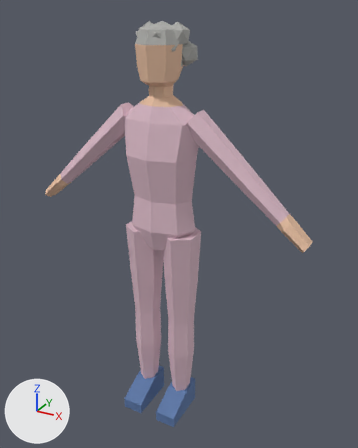
One commit to the FBX model Assets/Character/Patient_Female_Old/Patient_Female_Old.fbx: the scene before it, then after it.
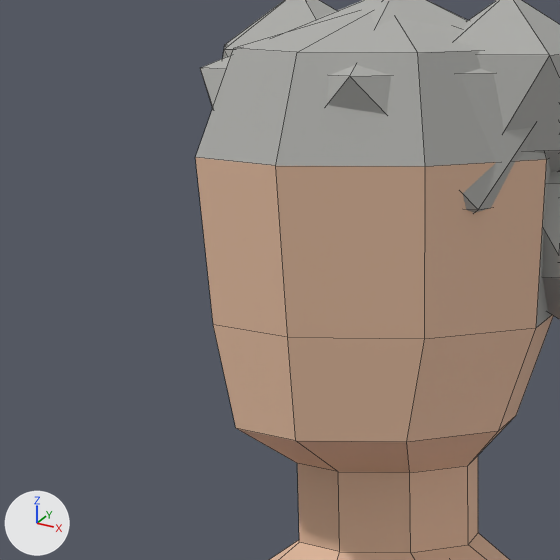
Each version is shown whole from a 50 mm lens placed at (0.917, -1.538, 1.652), pointed at (0.05, 0.039, 0.863), then close up on the part from 30% to 52% of the width and 5% to 22% of the height. Arrows for +X, +Y and +Z are at lower left; the lights stay in place. The older version's two pictures come first. The close-ups show mesh edges as thin lines.

The first close-up shows 'Patient_Female_Old'.
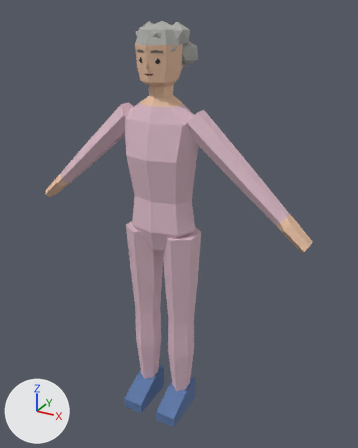
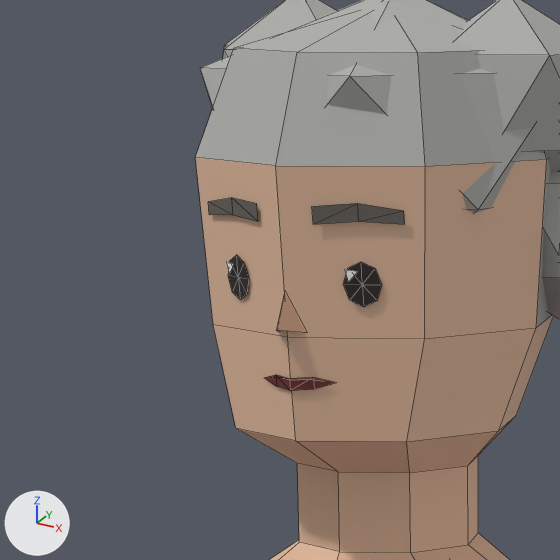
Where the change shows, as pixel boxes [x1, y1, x2, y2] in the close-ups (560 x 560 px):
part 1 of me_patient_female_old, added
    after: [208, 198, 405, 391]

Edits to the bpy script that builds the scene:
```text
Add img_facepalette_png:
    img_facepalette_png = load_image('FacePalette.png', '../Face/FacePalette.png', 32, 16, 'sRGB')
Add mat_patient_female_old_face:
    mat_patient_female_old_face = principled_material('Patient_Female_Old_Face')
    mat_patient_female_old_face.texture = img_facepalette_png
    mat_patient_female_old_face.roughness = 0.55
Change me_patient_female_old:
    used by ob_patient_female_old; location = (0.0, 0.0, 0.0)
    remove me_patient_female_old.from_pydata(...)  # 321 vertices, 348 faces; spans x -0.58..0.58, y -0.15..0.11, z 0.0..1.61
    add me_patient_female_old.from_pydata(...)  # 401 vertices, 409 faces; spans x -0.58..0.58, y -0.15..0.11, z 0.0..1.61
    me_patient_female_old part 1
    80 vertices are added at x -0.05..0.05, y -0.1..-0.07, z 1.44..1.52
    61 new faces join them, mat_patient_female_old_face (picture img_facepalette_png)
    add me_patient_female_old.materials.append(mat_patient_female_old_face)  # picture img_facepalette_png
```
